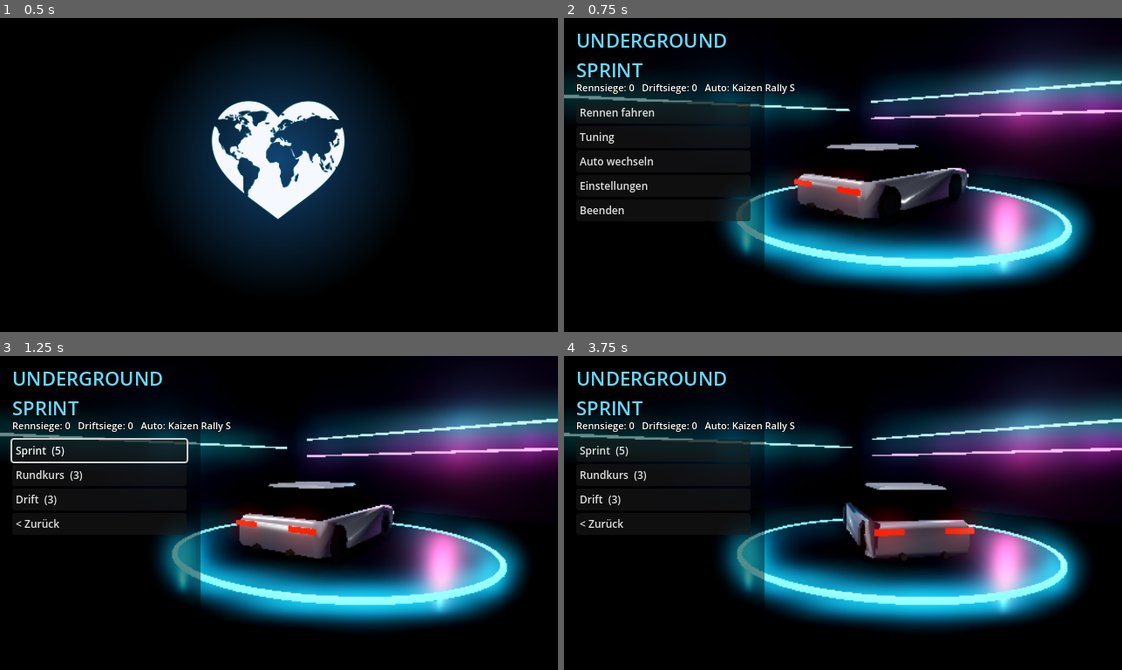
Above: before the commit, frames 1-4 (two rows, left to right).
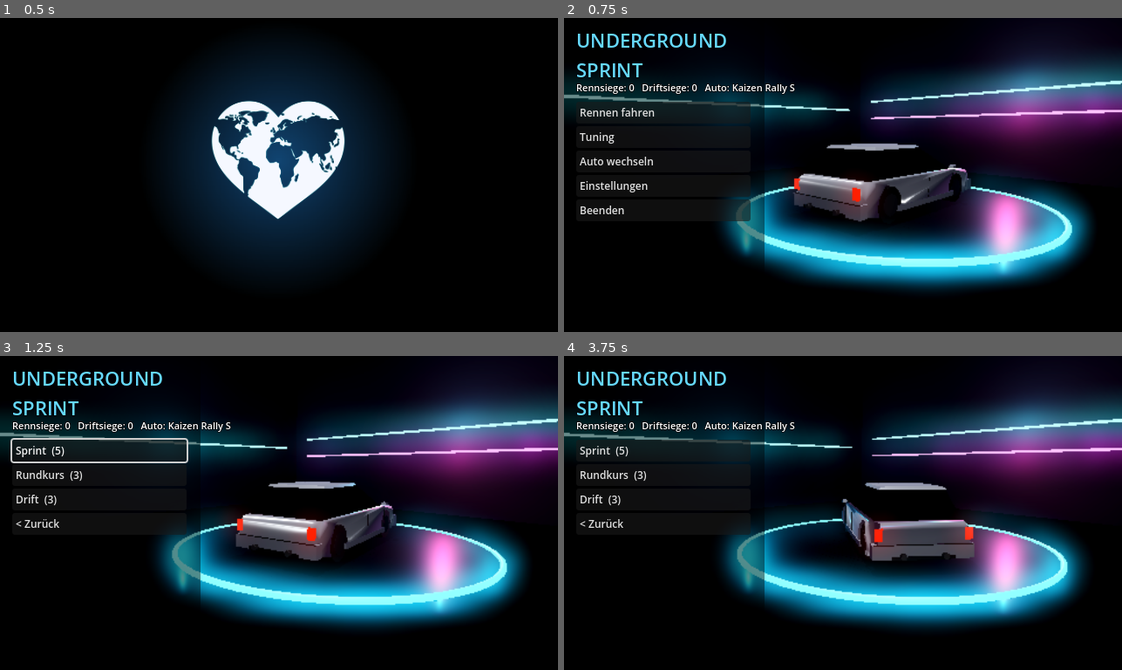
Above: after the commit, the same moments.

Repository: DesignStraub/underground-sprint
Game: Godot game, scene res://scenes/intro.tscn
The game is run twice, just before and just after one commit, with the same random seed, the same clock (stepped at 60 frames per second) and the same inputs.
Inputs (mouse positions are in pixels of both pictures, inside the frame that each line leads up to):
- Up to frame 1 (0.5 s): no input
- Up to frame 2 (0.75 s): tap Enter (ui_accept) at 0.5 s; move the mouse to (965, 159) at 0.52 s; hold D (steer_right) from 0.53 s (still down); hold C (camera) from 0.53 s (still down); click (965, 159) at 0.67 s
- Up to frame 3 (1.25 s): keep holding D (steer_right); keep holding C (camera); tap Enter (ui_accept) at 0.77 s
- Up to frame 4 (3.75 s): release D (steer_right) at 1.25 s; release C (camera) at 1.25 s; drag from (731, 528) to (815, 575) at 1.27 s; move the mouse to (898, 443) at 2.02 s; hold D (steer_right) 2.03-2.75 s; hold Shift (nitro) 2.03-2.75 s; drag from (815, 575) to (675, 465) at 2.77 s; move the mouse to (1010, 560) at 3.52 s; hold A (steer_left) from 3.53 s (still down); tap P at 3.6 s

Frame 1 is identical in both runs. In frame 2, 0.5% of the frame differs, in the area x 41-73%, y 46-65%; in frame 3, 0.6%; in frame 4, 1.2%, in the area x 49-74%, y 45-66%.

Commit message:
Sichtbare Begrenzung, dunklere Nacht, Tempo-Stufe, Heckantrieb, Autos mit Anbauteilen
- Zäune überall dort, wo die Randwand nicht von Häusern verdeckt ist (keine unsichtbaren Hitboxen mehr);
  Mittelstreifen-Kollision erst, wo die Büsche stehen
- Dunklere Szene: weniger erleuchtete Fenster, schwächere Schilder/Lampions/Bildschirme, weniger Glühen
- Tempo-Stufe: 72 % am Anfang, steigt mit Siegen, ab 20 Siegen voll (Spieler und Gegner)
- Heckantrieb-Gefühl: Leistungsübersteuern, Drehung um die Vorderachse im Drift, Drehmomentkurve,
  weich einsetzendes Gas, Traktionsgrenze beim Anfahren
- Autos: Stoßstangen, Schweller, Spiegel, Haube/Tür-Fugen als Teile; Lichter eingelassen und je Auto eigen

Co-Authored-By: Claude Opus 5.5 <noreply@anthropic.com>

Diff:
--- a/scripts/car_builder.gd
+++ b/scripts/car_builder.gd
@@ -52,24 +52,61 @@
 		# Fließheck: Heckscheibe läuft bis fast ans Ende, Hutze auf der Haube
 		_add(body, tapered_box(Vector2(0.5, 0.35), Vector2(0.36, 0.22), 0.06, 0.04), dark, Vector3(0, body_top - 0.035, cf - 0.35))
 
-	# Lichter (vorn schmale Streifen, hinten je nach Stil; Vortex mit runden Doppel-Rückleuchten)
+	# Anbauteile (später einzeln tauschbar): Stoßstangen, Schweller, Spiegel, Fugen an Haube und Türen
+	var zf := -L / 2.0
+	var zr := L / 2.0
+	var seam := mat(Color(0.02, 0.02, 0.025), 0.2, 0.7)
+	var fb := _add(body, box(Vector3(W - 0.06, H * 0.42, 0.2)), paint, Vector3(0, CLEARANCE + H * 0.21 + 0.02, zf + 0.08))
+	fb.name = "FrontBumper"
+	_add(fb, box(Vector3(W - 0.08, 0.014, 0.014)), seam, Vector3(0, H * 0.21, -0.098))
+	_add(fb, box(Vector3(W * 0.5, 0.1, 0.02)), dark, Vector3(0, H * 0.06, -0.1))  # Kühlergrill
+	_add(fb, box(Vector3(W * 0.62, 0.06, 0.02)), dark, Vector3(0, -H * 0.13, -0.1))  # untere Luftöffnung
+	var rb := _add(body, box(Vector3(W - 0.06, H * 0.4, 0.18)), paint, Vector3(0, CLEARANCE + H * 0.2 + 0.02, zr - 0.07))
+	rb.name = "RearBumper"
+	_add(rb, box(Vector3(W - 0.08, 0.014, 0.014)), seam, Vector3(0, H * 0.2, 0.088))
+	_add(rb, box(Vector3(W * 0.6, 0.06, 0.1)), dark, Vector3(0, -H * 0.16, 0.05))  # Diffusor
+	for s in [-1, 1]:
+		var sk := _add(body, box(Vector3(0.06, 0.1, L - 1.95)), paint, Vector3(s * (W / 2.0 - 0.01), CLEARANCE + 0.06, 0))
+		sk.name = "SideSkirt"
+		# Türfugen und Spiegel
+		for z in [cf + 0.05, cr - 0.12 if style != "hatch" else cf + 1.05]:
+			_add(body, box(Vector3(0.012, H - 0.16, 0.012)), seam, Vector3(s * (W / 2.0 + 0.002), CLEARANCE + 0.08 + (H - 0.16) / 2.0, z))
+		_add(body, box(Vector3(0.1, 0.06, 0.13)), paint, Vector3(s * (W / 2.0 + 0.05), body_top + 0.06, cf + 0.18))
+		# Haubenfugen
+		var hood_l := cf - (zf + 0.3)
+		var hf := _add(body, box(Vector3(0.012, 0.012, hood_l)), seam, Vector3(s * (W / 2.0 - 0.2), body_top - 0.035, (cf + zf + 0.3) / 2.0))
+		hf.rotation.x = -atan2(0.06, hood_l)
+
+	# Lichter: in die Karosserie eingelassen, je Auto eigene Form
 	var head_m := mat(Color(1, 1, 0.95), 0, 0.3, Color(1, 1, 0.9), 3.0)
 	var tail_m := mat(Color(0.6, 0, 0), 0, 0.3, Color(1, 0.05, 0.02), 2.5)
+	var amber := mat(Color(1, 0.55, 0.05), 0, 0.3, Color(1, 0.5, 0.0), 1.5)
 	var hy: float = prof["head_y"]
 	var ty: float = prof["tail_y"]
 	for s in [-1, 1]:
-		_add(body, box(Vector3(0.42, 0.09, 0.05)), head_m, Vector3(s * (W / 2 - 0.3), hy, -L / 2 - 0.006))
-		if style == "sedan":
-			for k in 2:
-				var tl := CylinderMesh.new()
-				tl.top_radius = 0.075
-				tl.bottom_radius = 0.075
-				tl.height = 0.04
-				tl.radial_segments = 12
-				_add(body, tl, tail_m, Vector3(s * (W / 2 - 0.2 - k * 0.2), ty, L / 2 + 0.006)).rotation_degrees.x = 90
-		else:
-			_add(body, box(Vector3(0.48, 0.09, 0.05)), tail_m, Vector3(s * (W / 2 - 0.3), ty, L / 2 + 0.006))
-	_add(body, box(Vector3(W * 0.5, 0.11, 0.04)), dark, Vector3(0, CLEARANCE + H * 0.38, -L / 2 - 0.006))  # Kühlergrill
+		var hx: float = s * (W / 2.0 - 0.3)
+		match car_id:
+			"ronin":  # runde Doppelscheinwerfer, große runde Rückleuchten
+				for k in 2:
+					_add(body, _disc(0.065, 0.03), head_m, Vector3(s * (W / 2.0 - 0.22 - k * 0.17), hy, zf + 0.012)).rotation_degrees.x = 90
+				_add(body, _disc(0.1, 0.03), tail_m, Vector3(s * (W / 2.0 - 0.24), ty, zr + 0.004)).rotation_degrees.x = 90
+			"vortex":  # kantig mit dunklem Rahmen, runde Doppel-Rückleuchten
+				_add(body, box(Vector3(0.43, 0.13, 0.02)), dark, Vector3(hx, hy, zf + 0.004))
+				_add(body, box(Vector3(0.38, 0.09, 0.03)), head_m, Vector3(hx, hy, zf + 0.008))
+				for k in 2:
+					_add(body, _disc(0.075, 0.03), tail_m, Vector3(s * (W / 2.0 - 0.2 - k * 0.2), ty, zr + 0.004)).rotation_degrees.x = 90
+			"mirai":  # schmal und lang gezogen, Rückleuchten als Band
+				_add(body, box(Vector3(0.46, 0.065, 0.03)), head_m, Vector3(hx, hy + 0.02, zf + 0.012))
+				_add(body, box(Vector3(0.52, 0.075, 0.03)), tail_m, Vector3(s * (W / 2.0 - 0.32), ty, zr + 0.004))
+			"sakura":  # flach und tief mit orangem Blinker, durchgehendes Rücklicht-Band
+				_add(body, box(Vector3(0.34, 0.065, 0.03)), head_m, Vector3(hx + s * 0.02, hy - 0.04, zf + 0.012))
+				_add(body, box(Vector3(0.08, 0.065, 0.03)), amber, Vector3(s * (W / 2.0 - 0.08), hy - 0.04, zf + 0.02))
+			_:  # Kaizen: rechteckig, runde Nebelscheinwerfer, senkrechte Rückleuchten an den Ecken
+				_add(body, box(Vector3(0.34, 0.12, 0.03)), head_m, Vector3(hx, hy, zf + 0.012))
+				_add(body, _disc(0.05, 0.03), head_m, Vector3(s * (W / 2.0 - 0.25), CLEARANCE + 0.13, zf - 0.015)).rotation_degrees.x = 90
+				_add(body, box(Vector3(0.13, 0.2, 0.03)), tail_m, Vector3(s * (W / 2.0 - 0.13), ty - 0.04, zr + 0.004))
+	if car_id == "sakura":
+		_add(body, box(Vector3(W - 0.3, 0.07, 0.03)), tail_m, Vector3(0, ty, zr + 0.004))
 	if headlights:
 		var spot := SpotLight3D.new()
 		spot.position = Vector3(0, hy, -L / 2 - 0.1)
@@ -169,7 +206,7 @@
 		pipe.top_radius = 0.05
 		pipe.bottom_radius = 0.05
 		pipe.height = 0.15
-		var p := _add(body, pipe, mat(Color(0.6, 0.6, 0.6), 0.9, 0.2), Vector3(s * 0.35, CLEARANCE + 0.08, L / 2))
+		var p := _add(body, pipe, mat(Color(0.6, 0.6, 0.6), 0.9, 0.2), Vector3(s * 0.35, CLEARANCE + 0.08, L / 2 + 0.03))
 		p.rotation_degrees.x = 90
 		var cone := CylinderMesh.new()
 		cone.top_radius = 0.0
@@ -320,6 +357,16 @@
 	return m
 
 
+## Flache Scheibe (runde Lampe)
+static func _disc(r: float, h: float) -> CylinderMesh:
+	var c := CylinderMesh.new()
+	c.top_radius = r
+	c.bottom_radius = r
+	c.height = h
+	c.radial_segments = 12
+	return c
+
+
 static func box(size: Vector3) -> BoxMesh:
 	var b := BoxMesh.new()
 	b.size = size
--- a/scripts/game_state.gd
+++ b/scripts/game_state.gd
@@ -178,6 +178,11 @@
 
 func total_wins() -> int:
 	return wins + drift_wins
+
+
+## Tempo-Stufe: am Anfang fahren alle langsamer (72 %), mit jedem Sieg etwas schneller, ab 20 Siegen volles Tempo
+func pace() -> float:
+	return 0.72 + 0.28 * clampf(total_wins() / 20.0, 0.0, 1.0)
 
 
 func is_car_unlocked(car_id: String, race_w := -1, drift_w := -1) -> bool:
--- a/scripts/garage.gd
+++ b/scripts/garage.gd
@@ -274,7 +274,7 @@
 		var b := _button("%s  (%d)" % [Catalog.EVENT_TYPES[type]["label"], n], func(): _show_events(t))
 		b.focus_entered.connect(func(): info.text = Catalog.EVENT_TYPES[t]["desc"])
 	_button("< Zurück", _show_main)
-	info.text = "Fahr, worauf du Lust hast. Rennsiege schalten schnelle Autos frei, Driftsiege die Driftautos."
+	info.text = "Fahr, worauf du Lust hast. Rennsiege schalten schnelle Autos frei, Driftsiege die Driftautos.\nTempo-Stufe: %d %% (steigt mit jedem Sieg)" % int(GameState.pace() * 100.0)
 	_focus_first()
 
 
--- a/scripts/player_car.gd
+++ b/scripts/player_car.gd
@@ -1,5 +1,6 @@
 extends CharacterBody3D
-## Arcade-Fahrphysik: Gänge mit Drehzahl, Grip, der die Fahrtrichtung zur Fahrzeugachse zieht,
+## Arcade-Fahrphysik mit Heckantrieb: Gänge mit Drehmomentkurve, Grip, der die Fahrtrichtung zur Fahrzeugachse zieht,
+## mit viel Gas und Lenkeinschlag bricht das Heck aus; im Drift dreht das Auto um die Vorderachse (Heck schwenkt).
 ## Handbremse für Drifts, Nitro, Sprünge über Rampen (in der Luft keine Lenkung, Nitro schiebt weiter).
 ## Kamera: Verfolger (Standard), Stoßstange, Motorhaube – Taste C schaltet durch.
 
@@ -51,6 +52,7 @@
 var drift_mode := false
 var _sliding := false
 var _slide_out := 0.0
+var _thr_s := 0.0  # Gas weich nachgeführt (kein Sprung von 0 auf volle Kraft)
 ## Rundkurs: abgeschlossene Runden und Gesamtfortschritt (Runden * Länge + Position)
 var lap := 0
 var total := 0.0
@@ -232,7 +234,9 @@
 	else:
 		nitro = minf(nitro + dt * (0.015 + (0.13 if drifting else 0.0)) / nitro_cap, 1.0)
 
-	# --- Längsbeschleunigung
+	# --- Längsbeschleunigung (Drehmoment über die Drehzahl, unten herum Traktionsgrenze)
+	_thr_s = move_toward(_thr_s, thr, dt * (4.0 if thr > _thr_s else 8.0))
+	var tq := 0.78 + 0.22 * sin(clampf((rpm - 1000.0) / 6200.0, 0.0, 1.0) * PI)
 	var a := 0.0
 	var eff_top := top_speed * (1.0 + 0.22 * nitro_power if nitro_on else 1.0)
 	var drag_k := accel * GEAR_PULL[6] / (top_speed * top_speed)
@@ -242,7 +246,9 @@
 		a -= drag_k * 0.5 * speed_fwd * absf(speed_fwd)
 	else:
 		if _shift_timer <= 0.0:
-			a += accel * thr * GEAR_PULL[gear]
+			a += accel * _thr_s * GEAR_PULL[gear] * tq
+			if spd < 6.0:
+				a *= 0.7 + 0.3 * spd / 6.0  # Räder drehen beim Anfahren etwas durch
 		a -= drag_k * speed_fwd * absf(speed_fwd)
 		if thr < 0.05:
 			a -= signf(speed_fwd) * 1.6  # Motorbremse
@@ -277,8 +283,10 @@
 				yaw *= 1.12 + 0.2 * drift_k  # Gegenlenken/Eindrehen im Drift, Driftautos drehen williger
 			if drift_mode and absf(steer) > 0.6 and thr > 0.6 and spd > 12.0:
 				yaw *= 1.3  # Drift-Modus: mit Gas und voll eingelenkt bricht das Heck aus
+			elif thr > 0.8 and absf(steer) > 0.5 and spd > 8.0 and spd < top_speed * 0.6:
+				yaw *= 1.1  # Heckantrieb: Gas in der Kurve drückt das Heck raus
 		_spin = move_toward(_spin, 0.0, dt * 2.0)
-		rotate_y((yaw + _spin) * dt)
+		_rotate_front((yaw + _spin) * dt, 0.6 if (hb or drifting) else 0.0)
 
 		# Neue Fahrzeugachse; Geschwindigkeit bleibt zunächst in Weltrichtung -> Querschlupf entsteht
 		var new_fwd := -global_basis.z
@@ -296,6 +304,8 @@
 				gk *= lerpf(0.55, 0.3, drift_k)  # Drift hält an, bei Driftautos deutlich länger
 			if drift_mode:
 				gk *= 0.55  # im Drift-Modus bricht das Heck leichter aus
+			elif thr > 0.8 and absf(steer) > 0.5 and spd > 8.0 and spd < top_speed * 0.6:
+				gk *= 0.72  # Heckantrieb: Leistungsübersteuern
 			var l_new := l2 * exp(-gk * dt)
 			var removed := absf(l2) - absf(l_new)
 			f2 += removed * 0.55 * signf(f2)
@@ -331,6 +341,21 @@
 	audio.speed = spd
 
 
+## Drehung um die Hochachse; k = 0 dreht um die Wagenmitte, k = 1 um die Vorderachse (das Heck schwenkt aus,
+## wie bei einem Hecktriebler im Drift).
+func _rotate_front(angle: float, k: float) -> void:
+	if k <= 0.0:
+		rotate_y(angle)
+		return
+	var pivot := Vector3(0, 0, -(_length / 2.0 - 0.78))
+	var before := global_transform * pivot
+	rotate_y(angle)
+	var after := global_transform * pivot
+	var shift := (before - after) * k
+	shift.y = 0.0
+	global_position += shift
+
+
 ## Drift-Modus, Auto steht quer: Gas hält den Winkel, Lenken steuert ihn, die Fahrtrichtung dreht langsam nach.
 ## Liefert die Quergeschwindigkeit (für Sound und Optik).
 func _slide_physics(dt: float, fwd: Vector3, right: Vector3, thr: float, hb: bool, a: float, eff_top: float, low_speed: float) -> float:
@@ -342,7 +367,7 @@
 	if hb:
 		yaw *= 1.3
 	_spin = move_toward(_spin, 0.0, dt * 2.0)
-	rotate_y((clampf(yaw, -3.2, 3.2) + _spin) * dt)
+	_rotate_front((clampf(yaw, -3.2, 3.2) + _spin) * dt, 0.85)
 	var nf := -global_basis.z
 	nf.y = 0.0
 	nf = nf.normalized()
--- a/scripts/race.gd
+++ b/scripts/race.gd
@@ -82,6 +82,9 @@
 	world.add_child(player)
 	player.setup(car_id, GameState.get_config(car_id))
 	player.drift_mode = event_type == "drift"
+	# Tempo-Stufe gilt für alle gleich (Spieler und Gegner)
+	player.top_speed *= GameState.pace()
+	player.accel *= 0.8 + 0.2 * GameState.pace()
 	Music.next()  # jedes Rennen mit einem neuen Track
 	player.place(Track.xform_at(curve, track["start"], Track.LANES[2]))
 
@@ -106,8 +109,9 @@
 		ai.traffic = traffic
 		ai.crossing = track["crossing"]
 		world.add_child(ai)
-		var top: float = Catalog.CARS[id]["top_speed"] * (0.95 + 0.03 * i)
+		var top: float = Catalog.CARS[id]["top_speed"] * (0.95 + 0.03 * i) * GameState.pace()
 		ai.setup(track, id, cfg, track["start"] + (i - 1) * 4.0, lanes[i], top, difficulty + rng.randf_range(-0.03, 0.03))
+		ai.accel *= 0.8 + 0.2 * GameState.pace()
 		ais.append(ai)
 
 	if track["crossing"]:
@@ -212,12 +216,14 @@
 	env.sky = sky
 	env.ambient_light_source = Environment.AMBIENT_SOURCE_COLOR
 	env.ambient_light_color = Color(0.25, 0.25, 0.4)
-	env.ambient_light_energy = 0.35
+	env.ambient_light_energy = 0.26
 	env.tonemap_mode = Environment.TONE_MAPPER_FILMIC
+	env.tonemap_exposure = 0.88
 	env.glow_enabled = true
-	env.glow_intensity = 0.9
-	env.glow_bloom = 0.08
-	env.glow_hdr_threshold = 0.9
+	# Glühen nur für wirklich helle Lichter, kein Weichzeichner über der ganzen Stadt
+	env.glow_intensity = 0.6
+	env.glow_bloom = 0.02
+	env.glow_hdr_threshold = 1.15
 	env.fog_enabled = true
 	env.fog_light_color = Color(0.09, 0.07, 0.16)
 	env.fog_density = 0.0045
@@ -414,7 +420,7 @@
 		if inside:
 			_show_area(tun["name"])
 	_tunnel_k = move_toward(_tunnel_k, 1.0 if inside else 0.0, dt * 2.5)
-	env.ambient_light_energy = lerpf(0.35, 0.1, _tunnel_k)
+	env.ambient_light_energy = lerpf(0.26, 0.08, _tunnel_k)
 	moon.light_energy = lerpf(0.25, 0.0, _tunnel_k)
 	if _reverb:
 		_reverb.wet = lerpf(0.0, 0.3, _tunnel_k)
--- a/scripts/track_builder.gd
+++ b/scripts/track_builder.gd
@@ -175,7 +175,9 @@
 		_build_roadworks(root, track, rng)
 	var occupied := _build_landmarks(root, track, rng)
 	occupied.append_array(_build_structures(root, track, rng))
-	_build_city(root, track, rng, occupied)
+	var buildings := _build_city(root, track, rng, occupied)
+	if type != "drift":
+		_build_fences(root, track, buildings + occupied)
 	_build_lamps(root, track)
 	if type == "drift":
 		_build_barriers(root, track, rng)
@@ -659,7 +661,7 @@
 				_strip_v(walk, prev["mr"], cur["mr"], CURB_H, true)
 				n_carr += 1
 				var mm: float = minf(cur["m"], prev["m"])
-				if mm > 1.2:  # an der flachen Spitze kann man noch über den Bordstein rutschen
+				if mm > 2.0:  # erst wo die Büsche schon stehen; an der flachen Spitze rutscht man über den Bordstein
 					_median_shape(walls, (prev["ml"] + prev["mr"]) / 2.0, (cur["ml"] + cur["mr"]) / 2.0, mm * 2.0)
 				if mm > 1.2:
 					var mid: Vector3 = (prev["ml"] + prev["mr"] + cur["ml"] + cur["mr"]) / 4.0 + up
@@ -874,7 +876,7 @@
 			if median_at(track, d) > MED * 0.9:
 				var dist := _district_at(track, d)
 				var lc: Color = dist["lamp"]
-				var head := Builder.mat(lc, 0.0, 0.3, lc, 5.0)
+				var head := Builder.mat(lc, 0.0, 0.3, lc, 3.0)
 				var f := frame_at(curve, d)
 				var n := Node3D.new()
 				n.transform = Transform3D(Basis.looking_at(f["fwd"], Vector3.UP), f["pos"] + Vector3(0, CURB_H, 0))
@@ -1246,6 +1248,55 @@
 		fz["pos"] + fz["fwd"] * 8.0 + Vector3(0, h / 2.0, 0)), Vector3(0.12, 0.12, 0.14), 0.4, seed, float(rng.randi() % 5))
 
 
+## Sichtbare Begrenzung: überall, wo die (sonst unsichtbare) Randwand nicht von einem Haus verdeckt wird,
+## steht ein Zaun genau auf ihrer Linie. So gibt es keine unsichtbaren Hindernisse.
+static func _build_fences(root: Node3D, track: Dictionary, blockers: Array) -> void:
+	var posts := []
+	var rails := []
+	var mesh_panels := []
+	var lines := []  # [Weg, Querabstand-Funktion, Bedingung]
+	for p in track["paths"]:
+		if p["id"] == 0 or p["kind"] == "fork" or p["kind"] == "spur":
+			lines.append(p)
+	for p in lines:
+		var c: Curve3D = p["curve"]
+		var len: float = p["length"]
+		var main: bool = p["id"] == 0
+		var d := 1.5
+		while d < len - 1.5:
+			var f := frame_at(c, d)
+			for side in [-1.0, 1.0]:
+				var lat: float = (hw(track, d) + WALK + 0.3) if main else (p["half_w"] + (3.3 if p["kind"] == "fork" else 0.3))
+				var pos: Vector3 = f["pos"] + f["right"] * side * lat
+				if main:
+					if _branch_clearance(track, pos) <= 1.0 or not tunnel_at(track, d, 3.0).is_empty() \
+							or _district_at(track, d).has("soundwall"):
+						continue
+				elif _main_clearance(track, pos) < WALK + 0.4:
+					continue
+				var hidden := false
+				for b in blockers:
+					if _flat(pos - b["pos"]).length() < b["r"] * 0.85 + 1.5:
+						hidden = true
+						break
+				if hidden:
+					continue
+				var bf := Basis.looking_at(f["fwd"], Vector3.UP)
+				var base := Vector3(pos.x, CURB_H, pos.z)
+				posts.append(Transform3D(bf, base + Vector3(0, 0.6, 0)))
+				for ry in [0.45, 1.05]:
+					rails.append(Transform3D(bf, base + Vector3(0, ry, 0)))
+				mesh_panels.append(Transform3D(bf, base + Vector3(0, 0.6, 0)))
+			d += 3.0
+	var metal := Builder.mat(Color(0.25, 0.26, 0.28), 0.7, 0.4)
+	var mesh_m := Builder.mat(Color(0.3, 0.32, 0.34, 0.35), 0.6, 0.5)
+	mesh_m.transparency = BaseMaterial3D.TRANSPARENCY_ALPHA
+	mesh_m.cull_mode = BaseMaterial3D.CULL_DISABLED
+	_multi(root, Builder.box(Vector3(0.07, 1.2, 0.07)), metal, posts)
+	_multi(root, Builder.box(Vector3(0.05, 0.05, 3.05)), metal, rails)
+	_multi(root, Builder.box(Vector3(0.01, 1.05, 3.0)), mesh_m, mesh_panels)
+
+
 ## Kollisionsform für ein wegfliegendes Teil
 static func _knock_shape(k: Node3D, size: Vector3, pos: Vector3) -> void:
 	var cs := CollisionShape3D.new()
@@ -1674,7 +1725,7 @@
 	return DISTRICTS[arr[i]]
 
 
-static func _build_city(root: Node3D, track: Dictionary, rng: RandomNumberGenerator, occupied: Array) -> void:
+static func _build_city(root: Node3D, track: Dictionary, rng: RandomNumberGenerator, occupied: Array) -> Array:
 	var placed := []  # [{pos, r}]
 	# Häuserzeilen: an der Hauptstraße beidseitig, an den Abkürzungen ebenfalls
 	var frontages := []
@@ -1729,6 +1780,7 @@
 				_building(root, center, basis, w, depth, h, tall, shop, dist, face_dir, f["right"] * side, rng)
 				placed.append({"pos": center, "r": radius * 0.8})
 			d += w + rng.randf_range(0.5, 3.5)
+	return placed
 
 
 ## Ein Gebäude mit Fassade, ggf. Sockel + Turm + Krone, Dachaufbauten, Werbung, Laden
@@ -1838,7 +1890,7 @@
 		_billboard(root, center + face_dir * (depth * 0.5 - 1.5), face_dir, roof_y, rng)
 	if rng.randf() < dist["neon_edge"]:
 		var nc: Color = NEON[rng.randi() % NEON.size()]
-		var nm := Builder.mat(nc, 0.0, 0.4, nc, 5.0)
+		var nm := Builder.mat(nc, 0.0, 0.4, nc, 2.5)
 		var along := basis.z
 		for s in [-1.0, 1.0]:
 			var corner: Vector3 = top_center + face_dir * (top_d * 0.5 + 0.08) + along * s * (top_w * 0.5 + 0.08)
@@ -1864,7 +1916,7 @@
 	var names: Array = dist.get("names", SHOPS)
 	if shop and dist.has("lanterns"):
 		# Zwei Lampions vor dem Laden
-		var lm := Builder.mat(Color(0.9, 0.1, 0.05), 0.0, 0.5, Color(1.0, 0.15, 0.05), 3.0)
+		var lm := Builder.mat(Color(0.9, 0.1, 0.05), 0.0, 0.5, Color(1.0, 0.15, 0.05), 1.8)
 		var ls := SphereMesh.new()
 		ls.radius = 0.32
 		ls.height = 0.8
@@ -1890,7 +1942,7 @@
 				bl.font_size = 40
 				bl.pixel_size = 0.018
 				bl.line_spacing = -6.0
-				bl.modulate = Color(bc.r * 3.0, bc.g * 3.0, bc.b * 3.0)
+				bl.modulate = Color(bc.r * 1.8, bc.g * 1.8, bc.b * 1.8)
 				bl.shaded = false
 				bl.double_sided = false
 				bl.transform = Transform3D(basis if s > 0.0 else basis.rotated(Vector3.UP, PI), bp + basis.z * s * 0.14)
@@ -1901,7 +1953,7 @@
 		lbl.text = names[rng.randi() % names.size()] if (shop or dist.has("names")) else SIGNS[rng.randi() % SIGNS.size()]
 		lbl.font_size = 64 if shop else 96
 		lbl.pixel_size = 0.02
-		lbl.modulate = Color(col.r * 3.0, col.g * 3.0, col.b * 3.0)
+		lbl.modulate = Color(col.r * 1.8, col.g * 1.8, col.b * 1.8)
 		lbl.shaded = false
 		lbl.double_sided = false
 		var y := 4.6 if shop else rng.randf_range(6.0, minf(h - 2.0, 14.0))
@@ -2027,7 +2079,7 @@
 	var key := kind + str(lc)
 	if not mats.has(key):
 		var pole_c := Color(0.45, 0.05, 0.04) if kind == "lantern" else (Color(0.08, 0.12, 0.1) if kind == "classic" else Color(0.2, 0.2, 0.22))
-		mats[key] = {"head": Builder.mat(lc, 0.0, 0.3, lc, 5.0), "pole": Builder.mat(pole_c, 0.6, 0.4)}
+		mats[key] = {"head": Builder.mat(lc, 0.0, 0.3, lc, 3.0), "pole": Builder.mat(pole_c, 0.6, 0.4)}
 	var m: Dictionary = mats[key]
 	var h := 8.0
 	var arm := 2.4
@@ -2091,7 +2143,7 @@
 	lamp.add_child(cs)
 	var light := OmniLight3D.new()
 	light.light_color = lc
-	light.light_energy = energy
+	light.light_energy = energy * 0.8
 	light.omni_range = reach
 	light.omni_attenuation = 1.2
 	light.position = light_pos
@@ -2921,9 +2973,9 @@
 					occupied.append_array(_overpass(root, track, od, rng))
 					break
 
-	var red_m := Builder.mat(Color(0.9, 0.1, 0.05), 0.0, 0.5, Color(1.0, 0.15, 0.05), 3.0)
-	var gold_m := Builder.mat(Color(1.0, 0.7, 0.2), 0.0, 0.5, Color(1.0, 0.6, 0.12), 3.0)
-	var bulb_m := Builder.mat(Color(1.0, 0.85, 0.6), 0.0, 0.4, Color(1.0, 0.8, 0.5), 5.0)
+	var red_m := Builder.mat(Color(0.9, 0.1, 0.05), 0.0, 0.5, Color(1.0, 0.15, 0.05), 1.8)
+	var gold_m := Builder.mat(Color(1.0, 0.7, 0.2), 0.0, 0.5, Color(1.0, 0.6, 0.12), 1.8)
+	var bulb_m := Builder.mat(Color(1.0, 0.85, 0.6), 0.0, 0.4, Color(1.0, 0.8, 0.5), 3.0)
 	var cable_m := Builder.mat(Color(0.03, 0.03, 0.03), 0.0, 0.8)
 	var lantern := SphereMesh.new()
 	lantern.radius = 0.42
@@ -3002,7 +3054,7 @@
 	var green := Builder.mat(Color(0.05, 0.26, 0.14), 0.2, 0.5)
 	var gold := Builder.mat(Color(0.9, 0.62, 0.18), 0.7, 0.3, Color(1.0, 0.55, 0.1), 0.8)
 	var stone := Builder.mat(Color(0.35, 0.34, 0.33), 0.0, 0.9)
-	var glow := Builder.mat(Color(0.9, 0.1, 0.05), 0.0, 0.5, Color(1.0, 0.15, 0.05), 3.0)
+	var glow := Builder.mat(Color(0.9, 0.1, 0.05), 0.0, 0.5, Color(1.0, 0.15, 0.05), 1.8)
 	var px := hw(track, d) + 1.3
 	var g := {}
 	for s in [-1.0, 1.0]:
--- a/shaders/building.gdshader
+++ b/shaders/building.gdshader
@@ -25,7 +25,7 @@
 	wpos = (MODEL_MATRIX * vec4(VERTEX, 1.0)).xyz;
 	wnorm = normalize((MODEL_MATRIX * vec4(NORMAL, 0.0)).xyz);
 	tint = COLOR.rgb;
-	lit_chance = COLOR.a;
+	lit_chance = COLOR.a * 0.7;  // weniger erleuchtete Fenster: dunklere Nacht
 	seed = UV2.x;
 	shop_glass = floor(UV2.y / 10.0 + 0.01);
 	style = UV2.y - shop_glass * 10.0;
@@ -102,5 +102,6 @@
 	ALBEDO = col;
 	ROUGHNESS = mix(0.85, st == 3 ? 0.05 : 0.12, glass);
 	METALLIC = glass * 0.5 + metal * glass;
-	EMISSION = wcol * win * lit * 1.8 * window_light + scol * shop * shop_lit * (0.55 + 0.35 * shelf);
+	// zurückhaltend: Nachtstadt wie in Underground, Fenster glimmen statt zu strahlen
+	EMISSION = wcol * win * lit * 0.95 * window_light + scol * shop * shop_lit * (0.3 + 0.2 * shelf);
 }
--- a/shaders/screen.gdshader
+++ b/shaders/screen.gdshader
@@ -29,5 +29,5 @@
 	float led = smoothstep(0.55, 0.3, length(g - 0.5));
 	ALBEDO = vec3(0.0);
 	ROUGHNESS = 0.3;
-	EMISSION = c * (0.3 + 0.7 * led) * 2.4;
+	EMISSION = c * (0.3 + 0.7 * led) * 1.3;
 }
